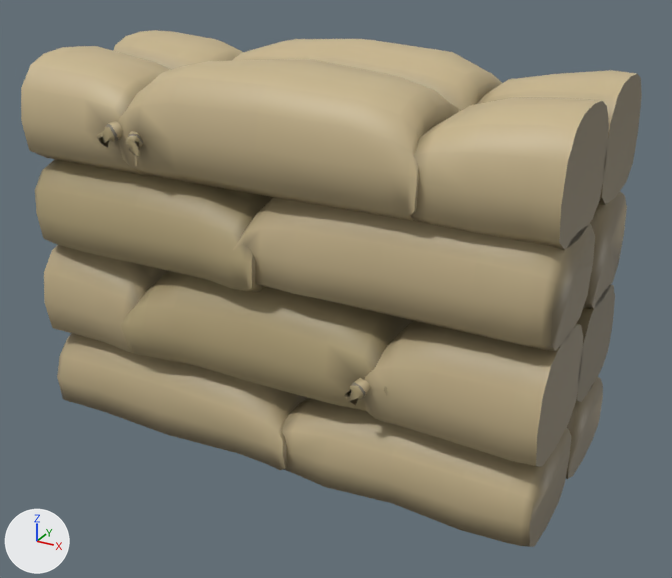
An edit to the glTF model assets/models/props/sandbags.glb, drawn before and after from the same camera.
The view is the same before and after, from a 50 mm camera at (0.973, -1.714, 1.218) aimed at (0.04, -0.018, 0.37). The axes (+X, +Y, +Z) are drawn at lower left. The lights are the same throughout. The older version comes first. Vertices at exactly the same position are counted once.

The first picture shows 'sandbags'.
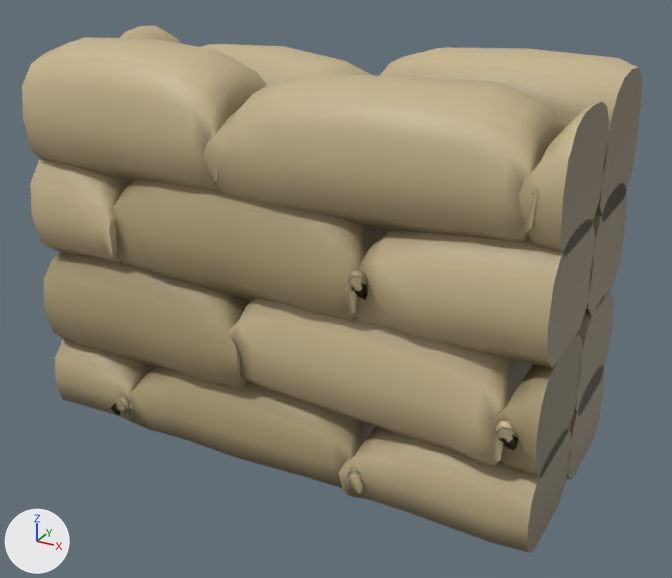
Boxes (x1, y1, x2, y2) around the edits, measured in the pictures (672 x 578 px; the box of a moved part takes in the faces that stretch with it):
'sandbags', reshaped: before (21, 30, 642, 547); after (22, 25, 642, 552)
part 1 of me_sandbags, rebuilt: before (57, 333, 307, 470); after (125, 367, 376, 488)
part 2 of me_sandbags, rebuilt: before (566, 377, 603, 479); after (567, 365, 605, 480)
part 3 of me_sandbags, rebuilt (20% narrower, 16% shorter): before (282, 398, 571, 547); after (339, 427, 571, 552)
part 4 of me_sandbags, rebuilt: before (232, 39, 502, 111); after (201, 44, 371, 86)
part 5 of me_sandbags, rebuilt (6% wider): before (118, 59, 460, 221); after (203, 74, 566, 243)
part 6 of me_sandbags, rebuilt (31% narrower): before (233, 197, 595, 351); after (345, 220, 595, 368)
part 7 of me_sandbags, rebuilt (not visible afterwards): before (583, 192, 627, 309)
part 8 of me_sandbags, rebuilt: before (121, 271, 414, 411); after (228, 299, 533, 466)
part 9 of me_sandbags, rebuilt: before (113, 30, 244, 70); after (120, 25, 181, 43)
part 10 of me_sandbags, rebuilt (60% wider, 29% taller): before (478, 70, 642, 205); after (379, 47, 642, 221)
part 11 of me_sandbags, rebuilt: before (576, 285, 615, 402); after (574, 292, 614, 415)
part 12 of me_sandbags, rebuilt: before (44, 245, 168, 353); after (43, 252, 252, 390)
part 13 of me_sandbags, deleted: before (97, 121, 371, 405)
part 14 of me_sandbags, moved or reshaped: before (21, 46, 609, 467); after (22, 37, 627, 496)

What the commit changed:
me_sandbags is used by ob_sandbags; location (0.0, 0.0, 0.0).
me_sandbags had 2472 vertices, 4800 faces and spanned x -0.6..0.6, y -0.3..0.3, z 0.0..0.9.
me_sandbags now has 2345 vertices, 4538 faces and spans x -0.6..0.6, y -0.3..0.3, z 0.0..0.9.
me_sandbags part 1: the loose piece of 128 vertices spanning x -0.6..0.063, y -0.297..0.007, z 0.0..0.226 is rebuilt with 119 vertices and now spans x -0.383..0.23, y -0.297..0.031, z 0.0..0.233.
me_sandbags part 2: the loose piece of 128 vertices spanning x 0.077..0.6, y -0.023..0.287, z 0.0..0.216 is rebuilt with 67 vertices and now spans x 0.356..0.6, y -0.011..0.287, z 0.0..0.223.
me_sandbags part 3: the loose piece of 128 vertices spanning x 0.013..0.6, y -0.286..0.019, z 0.0..0.211 is rebuilt with 80 vertices and now spans x 0.197..0.6, y -0.293..0.009, z 0.0..0.208.
me_sandbags part 4: the loose piece of 128 vertices spanning x -0.33..0.349, y -0.011..0.295, z 0.626..0.9 is rebuilt with 119 vertices and now spans x -0.532..0.086, y -0.012..0.286, z 0.598..0.863.
me_sandbags part 5: the loose piece of 128 vertices spanning x -0.329..0.35, y -0.292..0.02, z 0.632..0.896 is rebuilt with 119 vertices and now spans x -0.11..0.558, y -0.286..0.019, z 0.61..0.883.
me_sandbags part 6: the loose piece of 128 vertices spanning x -0.05..0.6, y -0.288..0.016, z 0.434..0.679 is rebuilt with 80 vertices and now spans x 0.207..0.6, y -0.29..0.017, z 0.404..0.658.
me_sandbags part 7: the loose piece of 128 vertices spanning x -0.054..0.6, y -0.007..0.288, z 0.405..0.654 is rebuilt with 119 vertices and now spans x -0.233..0.419, y -0.014..0.29, z 0.375..0.662.
me_sandbags part 8: the loose piece of 128 vertices spanning x -0.363..0.298, y -0.3..0.019, z 0.199..0.446 is rebuilt with 119 vertices and now spans x -0.081..0.545, y -0.295..0.024, z 0.175..0.471.
me_sandbags part 9: the loose piece of 86 vertices spanning x -0.6..-0.279, y -0.012..0.282, z 0.631..0.875 is rebuilt with 54 vertices and now spans x -0.6..-0.501, y -0.015..0.285, z 0.604..0.887.
me_sandbags part 10: the loose piece of 86 vertices spanning x 0.297..0.6, y -0.006..0.29, z 0.631..0.877 is rebuilt with 93 vertices and now spans x 0.055..0.6, y -0.01..0.293, z 0.604..0.9.
me_sandbags part 11: the loose piece of 86 vertices spanning x 0.268..0.6, y -0.018..0.281, z 0.19..0.424 is rebuilt with 93 vertices and now spans x 0.069..0.6, y -0.015..0.284, z 0.151..0.442.
me_sandbags part 12: the loose piece of 86 vertices spanning x -0.6..-0.308, y -0.288..0.017, z 0.19..0.441 is rebuilt with 93 vertices and now spans x -0.6..-0.05, y -0.292..0.019, z 0.174..0.446.
me_sandbags part 13: 8 loose pieces with 248 vertices, spanning x -0.367..0.355, y -0.3..0.3, z 0.261..0.766, are deleted.
me_sandbags part 14: 469 vertices removed from x -0.6..0.6, y -0.292..0.279, z 0.19..0.875; 908 vertices added at x -0.6..0.6, y -0.3..0.3, z 0.0..0.9.
Other edits to the shape of me_sandbags do not show in these pictures.
